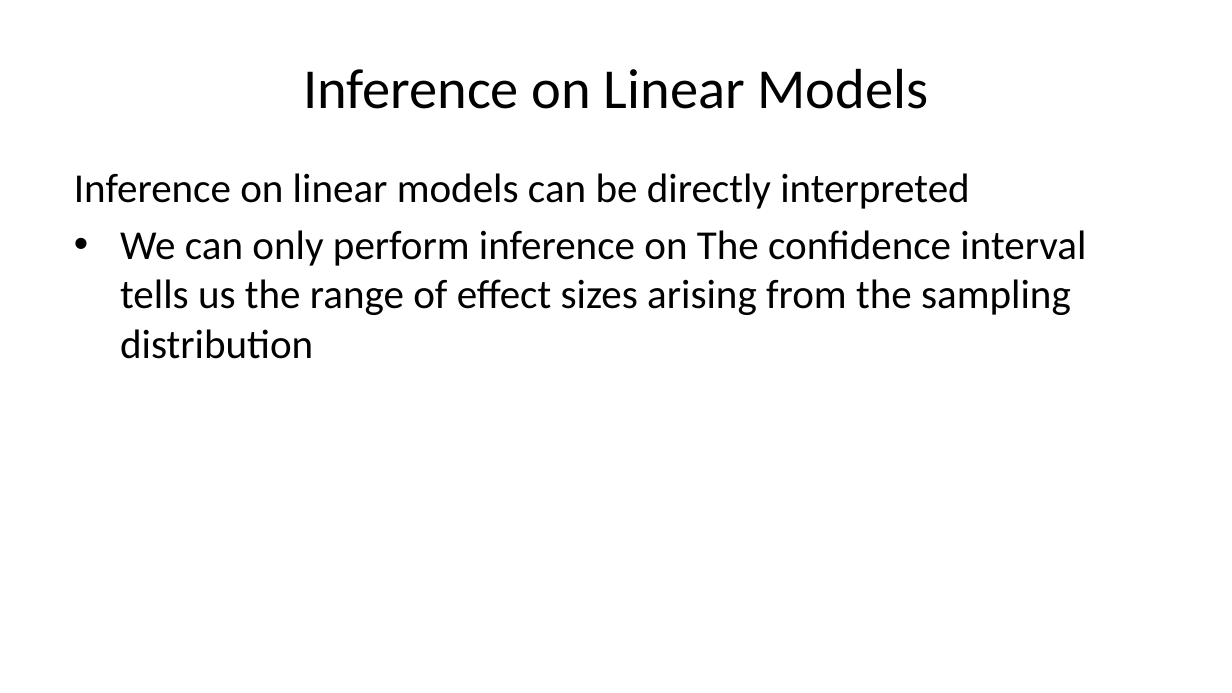
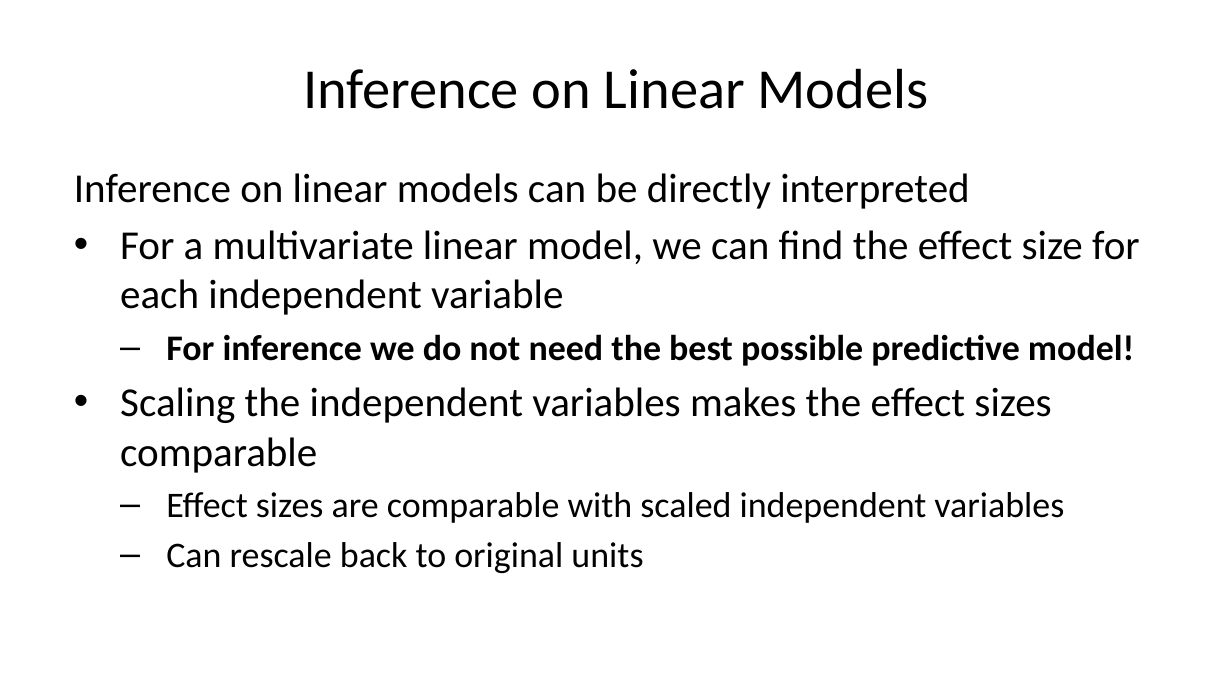
Before and after one commit to StephenElston/CSCI-E-83, a slide deck: slide 65 of LectureSlides/08_IntroductionToLinearModels.pptx (slide 51 before the commit). Drawn at 1232x693 pixels with LibreOffice and Linux fonts; fonts in the diff are those of the drawing. Boxes give left, top, right and bottom in pixels: in the first picture for what was removed or moved away, otherwise in the second. Text is boxed around its words. In the diff, an @@ line names an element or a change of style, - is before the commit and + after.

```diff
--- a/LectureSlides/08_IntroductionToLinearModels.pptx
+++ b/LectureSlides/08_IntroductionToLinearModels.pptx
@@ text at bbox=[120, 230, 1140, 573]: text changed; size 24 to 21 pt @@
-• We can only perform inference on The confidence interval tells us the range of effect sizes arising from the sampling distribution
+• For a multivariate linear model, we can find the effect size for each independent variable
+  – For inference we do not need the best possible predictive model!
+• Scaling the independent variables makes the effect sizes comparable
+  – Effect sizes are comparable with scaled independent variables
+  – Can rescale back to original units
```
Also in this commit, not shown: 4 other slides changed, 6 slides added, 1 slide removed.
